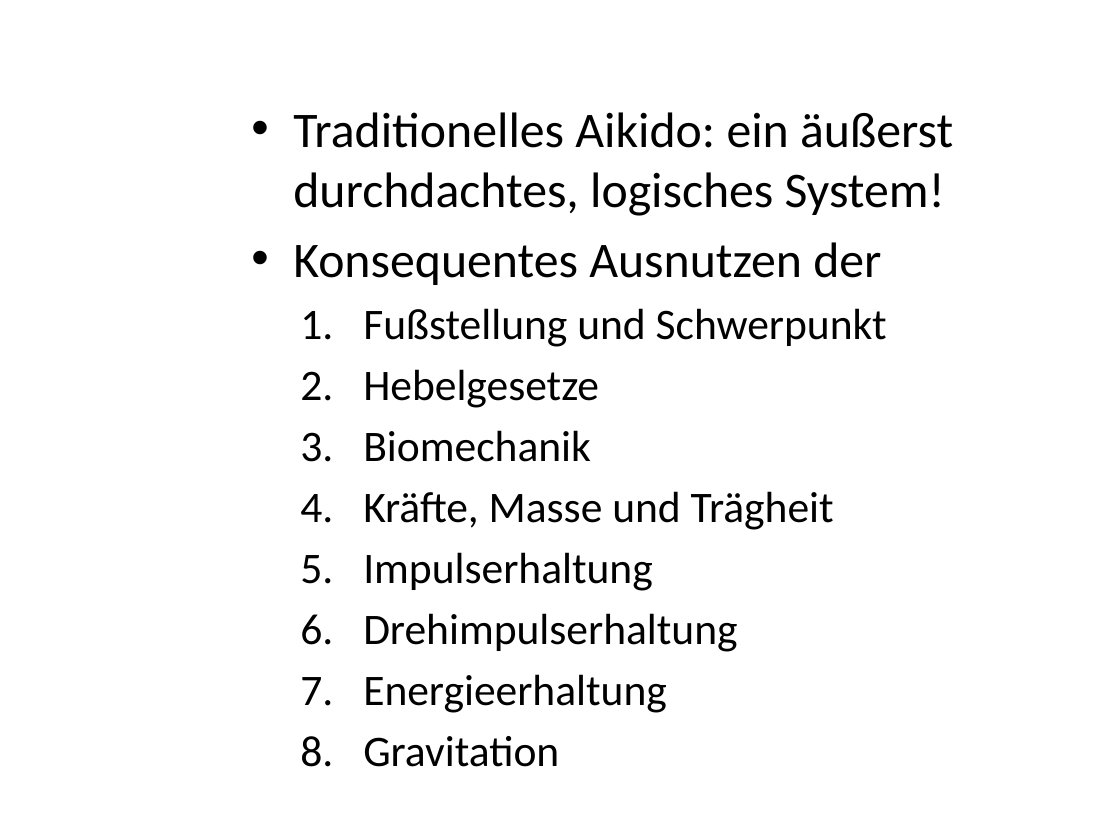
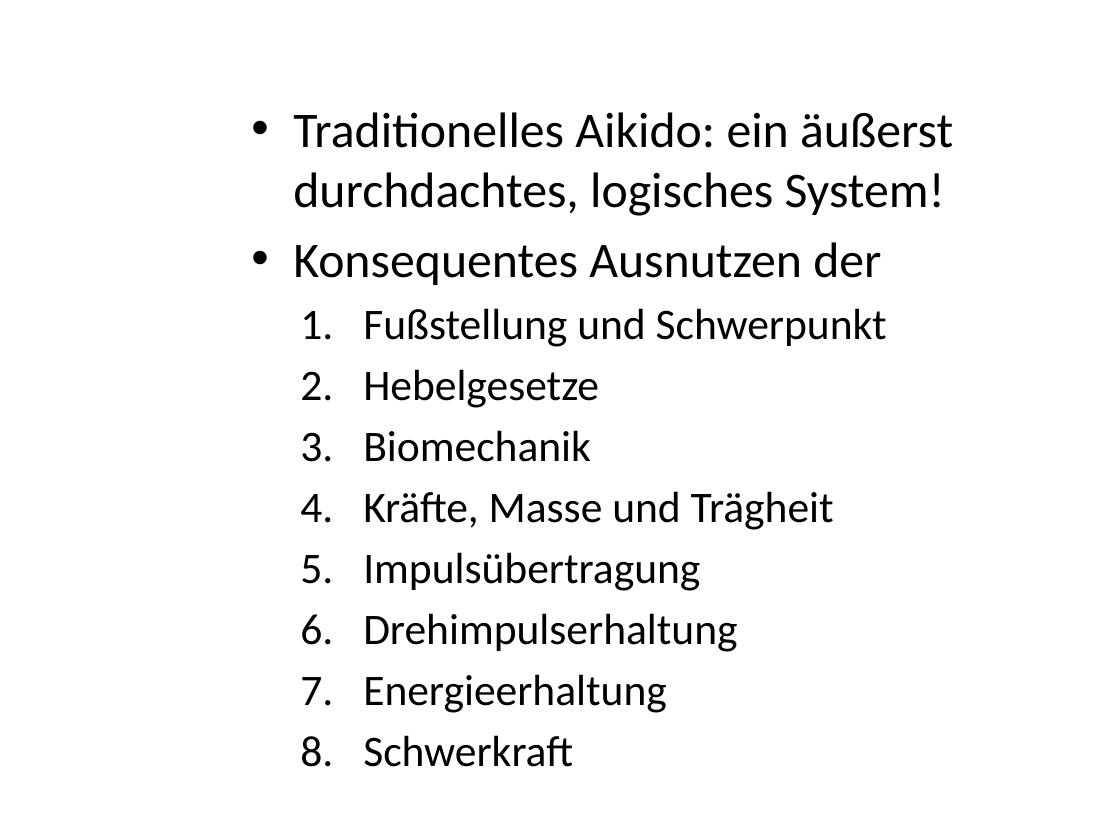
Before and after one commit to keale/Physik_in_Aikido, a slide deck: slide 5 of LNdW2013 physik in Aikido/LNdW2013 Physik in Aikido.pptx. Drawn at 1120x840 pixels with LibreOffice and Linux fonts; fonts in the diff are those of the drawing; background and template pictures are left out. Boxes give left, top, right and bottom in pixels: in the first picture for what was removed or moved away, otherwise in the second. Text is boxed around its words. In the diff, an @@ line names an element or a change of style, - is before the commit and + after.

Commit message:
Hebelgesetze ausgearbeitet, Impuls folie hinzugefügt

```diff
--- a/LNdW2013 physik in Aikido/LNdW2013 Physik in Aikido.pptx
+++ b/LNdW2013 physik in Aikido/LNdW2013 Physik in Aikido.pptx
@@ text at (x1=363, y1=552, x2=700, y2=591): text changed @@
-  5. Impulserhaltung
+  5. Impulsübertragung
@@ text at (x1=363, y1=735, x2=573, y2=767): text changed @@
-  8. Gravitation
+  8. Schwerkraft
```
Also in this commit, not shown: 10 other slides changed.
